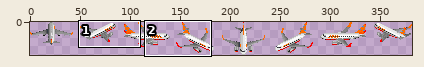
A sprite sheet gets an edit: src/Aircraft/Boeing/B737_800/B737_800_jeju.png. Above: a wide view before the commit, with the close-up outlined.
Close-up. Before:
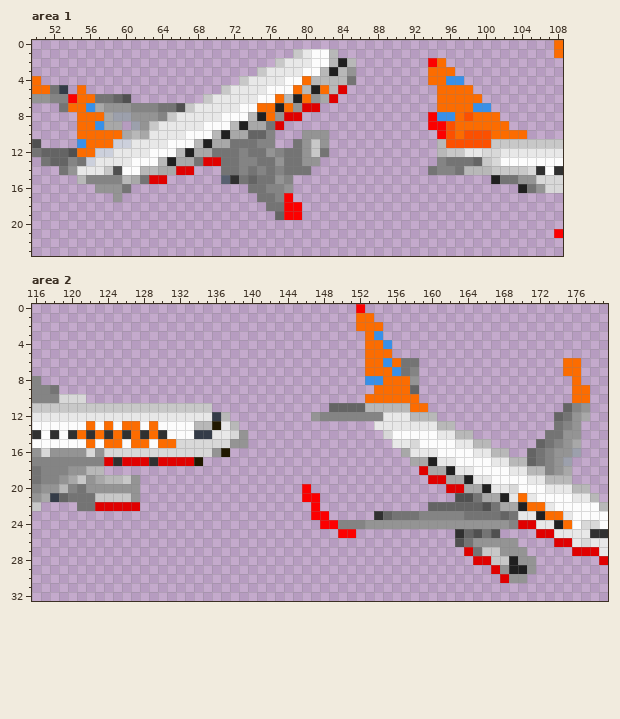
The file is 382x33 pixels. Colours within 5 levels of each other are drawn and written as one. Shown: area 1: x 50..108, y 0..23; area 2: x 116..179, y 0..32. The commit also changed other parts of the picture, which this record leaves out.
Now the later version:
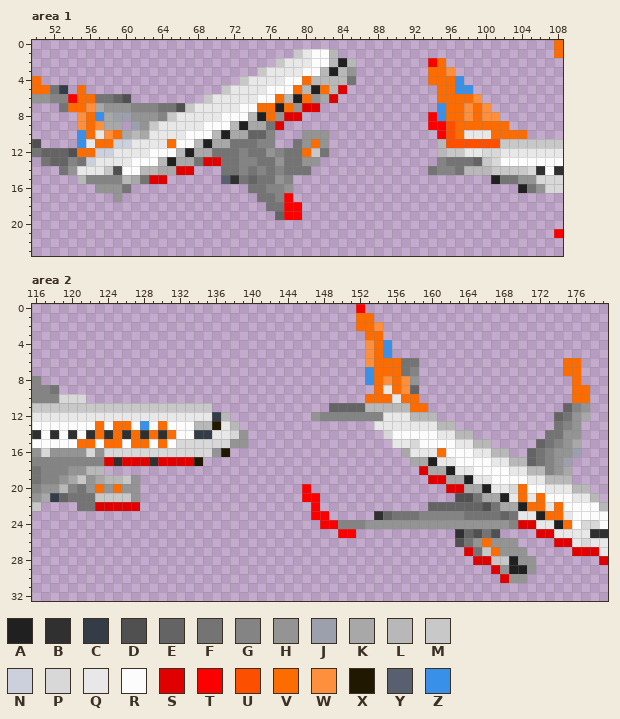
Palette (. is transparent): A #202020  B #303030  C #343c48  D #505050  E #646464  F #747474  G #848484  H #949494  J #9ca0ac  K #a8a8a8  L #b8b8b8  M #c8c8c8  N #ccd0dc  P #d8d8d8  Q #e8e8e8  R #fcfcfc  S #e00000  T #fc0000  U #fc5000  V #fc6c00  W #fd8f3d  X #201800  Y #586070  Z #3890e8
Diff:
Changed rows in their new state; - is an unchanged pixel.
Area 1:
first column x 55:
 3 -----------------------------------------W-----
 4 -----------------------------------------V-----
 5 ------------------------------------------ZZ---
 6 --------------------------------------------W--
 7 -W--------------------------------------Z--WVW-
 8 W-Z--------------------------------------V-W-WW
 9 W-W--------------------------------------------
10 Z-QW---------------------------------------QQQ-
11 -Q--------V---------------V-------------------U
12 -------------------------V---------------------
Area 2:
first column x 121:
 2 ---------------------------------W-------
 3 ---------------------------------V-------
 4 --------------------------------W--------
 5 --------------------------------W-Z------
 6 --------------------------------W-V------
 7 --------------------------------Z--V-----
 8 ---------------------------------VW-W----
 9 ----------------------------------Q-W----
10 -----------------------------------Q-----
13 -RVRV-RZRV-------------------------------
14 R---------V------------------------------
15 V---------R------------------------------
16 ----------------------------------------V
first column x 123:
20 V-V--------------------------------------------V----
21 -------------------------------------------------V--
22 ---------------------------------------------------V
first column x 166:
26 V-
27 -V
